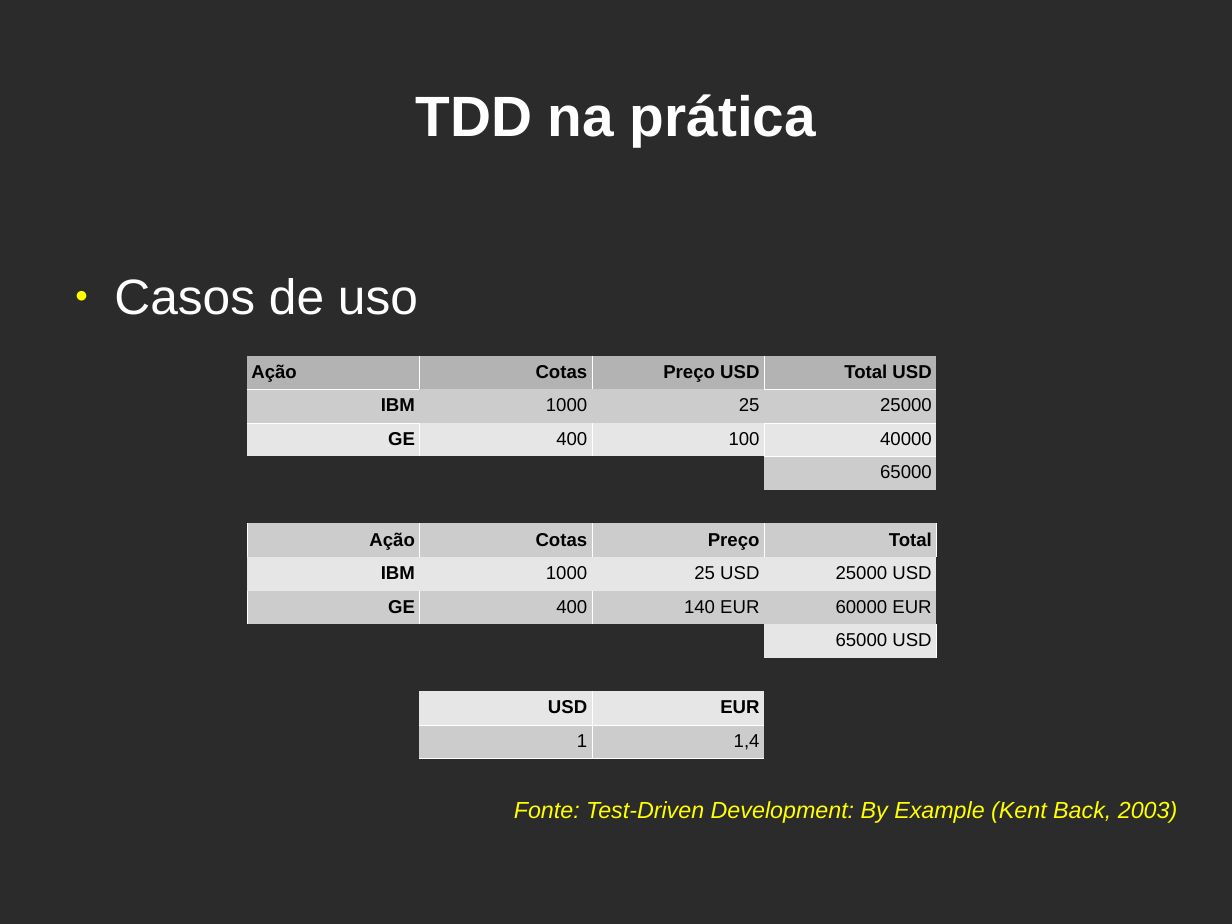
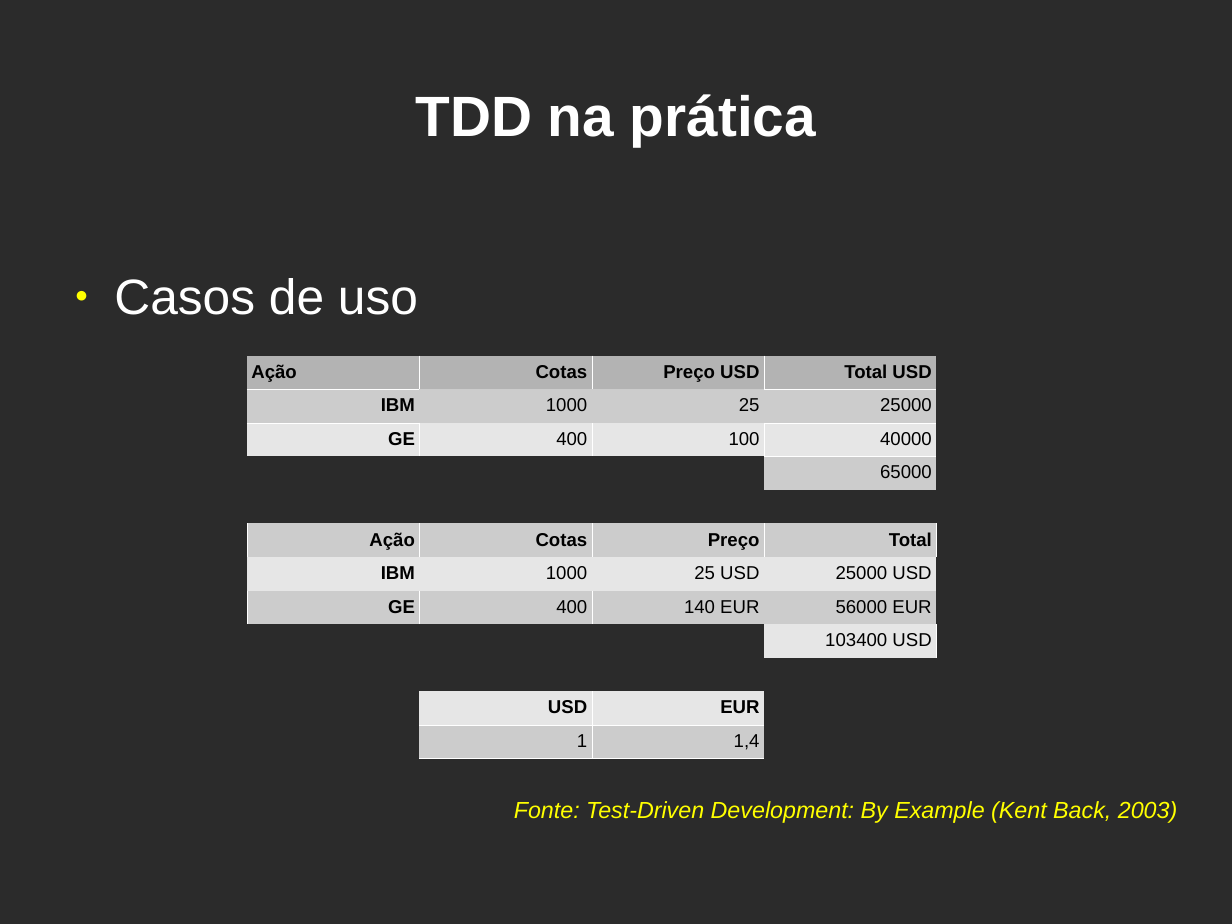
Before and after one commit to cassianoalves/tdd-dojo, a slide deck: slide 20 of doc/TDD_Dojo_ptbr.odp. Drawn at 1232x924 pixels with LibreOffice and Linux fonts; fonts in the diff are those of the drawing; background and template pictures are left out; a plain dark background stands for a picture behind light text. Boxes give left, top, right and bottom in pixels: in the first picture for what was removed or moved away, otherwise in the second. Text is boxed around its words. In the diff, an @@ line names an element or a change of style, - is before the commit and + after.

Commit message:
Fixing test cases

```diff
--- a/doc/TDD_Dojo_ptbr.odp
+++ b/doc/TDD_Dojo_ptbr.odp
@@ table at (x1=247, y1=356, x2=936, y2=754) @@
-row 8, column 4: 60000 EUR
+row 8, column 4: 56000 EUR
-row 9, column 4: 65000 USD
+row 9, column 4: 103400 USD
```
